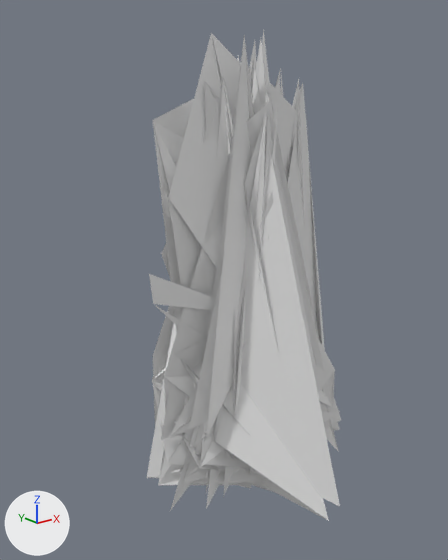
Renders of the OBJ model extracted_meshes/Hero031_C5E9FD1F_v2.obj from each side of a commit.
One viewpoint serves both versions: a 50 mm camera at (-431.0, -487.0, 455.0) aimed at (-23.0, 22.0, 252.0). Every picture has the same lights, and +X, +Y and +Z are marked at lower left. The first picture is the older version. Where no turn or scale is listed for an object, it has been applied to the vertices. Vertices at exactly the same position are counted once.

In view in the first picture: 'Hero031_C5E9FD1F_v2'.
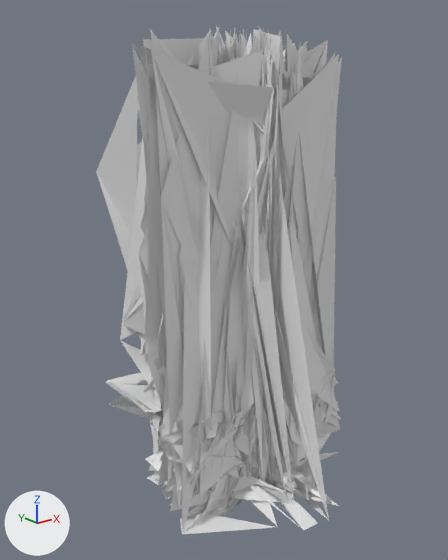
The change, as a list of edits to the scene's bpy script:
```text
Change me_hero031_c5e9fd1f_v2:
    used by ob_hero031_c5e9fd1f_v2; location = (0.0, 0.0, 0.0)
    remove me_hero031_c5e9fd1f_v2.from_pydata(...)  # 805 vertices, 968 faces; spans x -128.0..127.0, y -116.0..127.0, z -5.0..511.0
    add me_hero031_c5e9fd1f_v2.from_pydata(...)  # 5324 vertices, 7103 faces; spans x -128.0..128.0, y -119.0..127.0, z -8.0..512.0
    me_hero031_c5e9fd1f_v2 part 1: a new loose piece of 62 vertices spanning x -104.0..81.0, y 8.0..30.0, z 1.0..464.0
    me_hero031_c5e9fd1f_v2 part 2: a new loose piece of 22 vertices spanning x 35.0..112.0, y 8.0, z 374.0..474.0
    me_hero031_c5e9fd1f_v2 part 3: 1 vertex moved within x 0.0, y 61.0, z 414.0; 10 vertices removed from x -115.0..37.0, y -31.0..79.0, z 9.0..458.0; 4445 vertices added at x -127.0..128.0, y -119.0..127.0, z -8.0..512.0
```

Changed parts and their boxes [x1, y1, x2, y2] in the pictures (448 x 560 px):
'Hero031_C5E9FD1F_v2', reshaped (26% wider)
    before: [146, 29, 341, 521]
    after: [96, 25, 342, 534]
part 1 of me_hero031_c5e9fd1f_v2, added (mostly hidden)
    after: [278, 77, 308, 90]
part 2 of me_hero031_c5e9fd1f_v2, added (mostly hidden)
    after: [278, 68, 317, 88]
part 3 of me_hero031_c5e9fd1f_v2, built on
    before: [147, 42, 297, 492]
    after: [96, 25, 342, 534]
